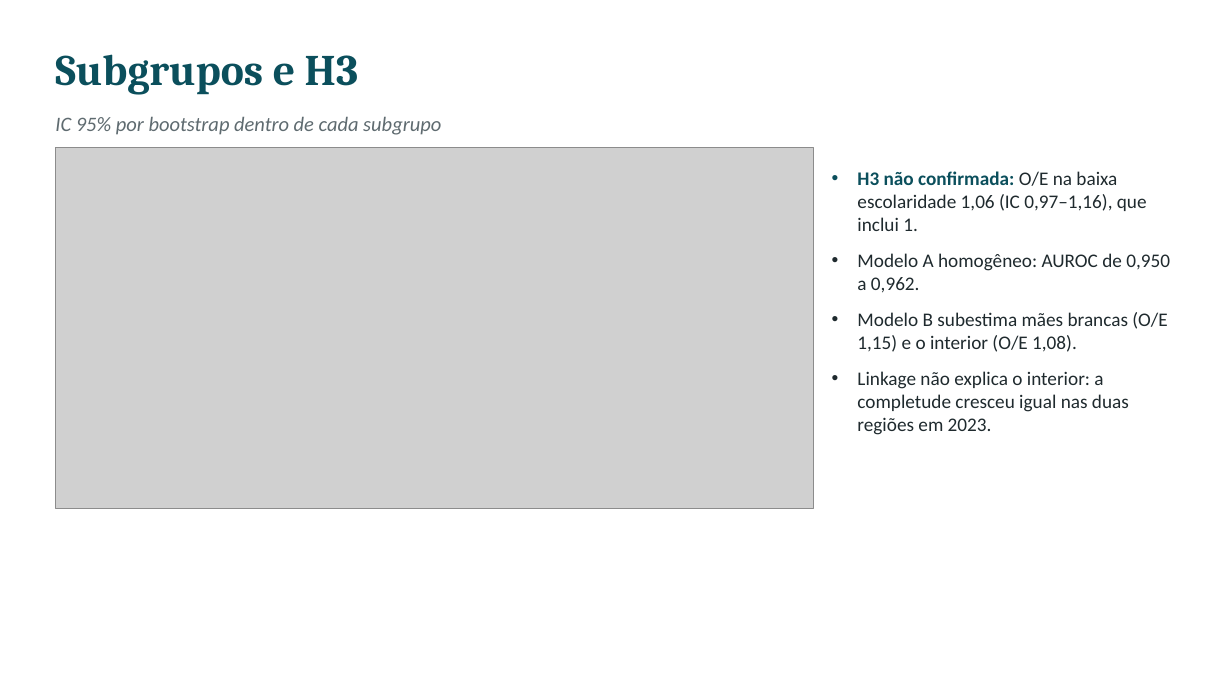
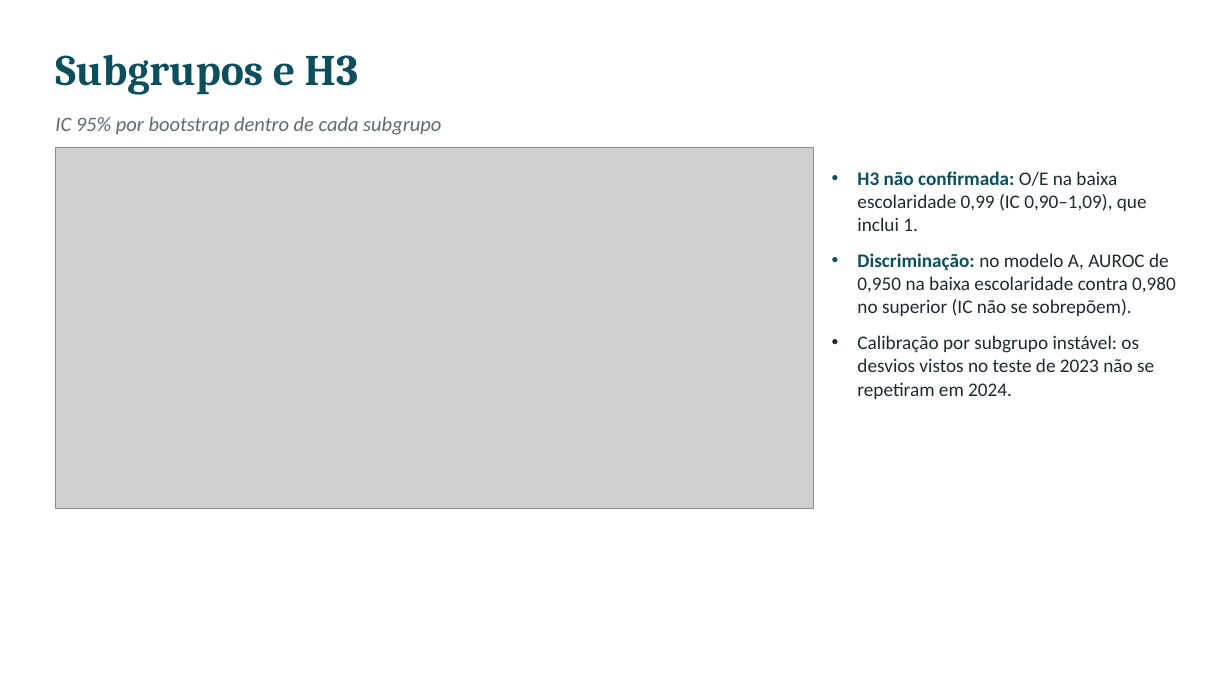
Before and after one commit to CledsonSilvaAraujo/mortalidade-neonatal-rj, a slide deck: slide 14 of slides/apresentacao.pptx. Drawn at 1232x693 pixels with LibreOffice and Linux fonts; fonts in the diff are those of the drawing; grey boxes stand for pictures. Boxes give left, top, right and bottom in pixels: in the first picture for what was removed or moved away, otherwise in the second. Text is boxed around its words. In the diff, an @@ line names an element or a change of style, - is before the commit and + after.

```diff
--- a/slides/apresentacao.pptx
+++ b/slides/apresentacao.pptx
@@ text at bbox=[857, 171, 1176, 399]: text changed @@
-• H3 não confirmada: O/E na baixa escolaridade 1,06 (IC 0,97–1,16), que inclui 1.
-• Modelo A homogêneo: AUROC de 0,950 a 0,962.
-• Modelo B subestima mães brancas (O/E 1,15) e o interior (O/E 1,08).
-• Linkage não explica o interior: a completude cresceu igual nas duas regiões em 2023.
+• H3 não confirmada: O/E na baixa escolaridade 0,99 (IC 0,90–1,09), que inclui 1.
+• Discriminação: no modelo A, AUROC de 0,950 na baixa escolaridade contra 0,980 no superior (IC não se sobrepõem).
+• Calibração por subgrupo instável: os desvios vistos no teste de 2023 não se repetiram em 2024.
```
Also in this commit, not shown: 13 other slides changed, 49 other files.
